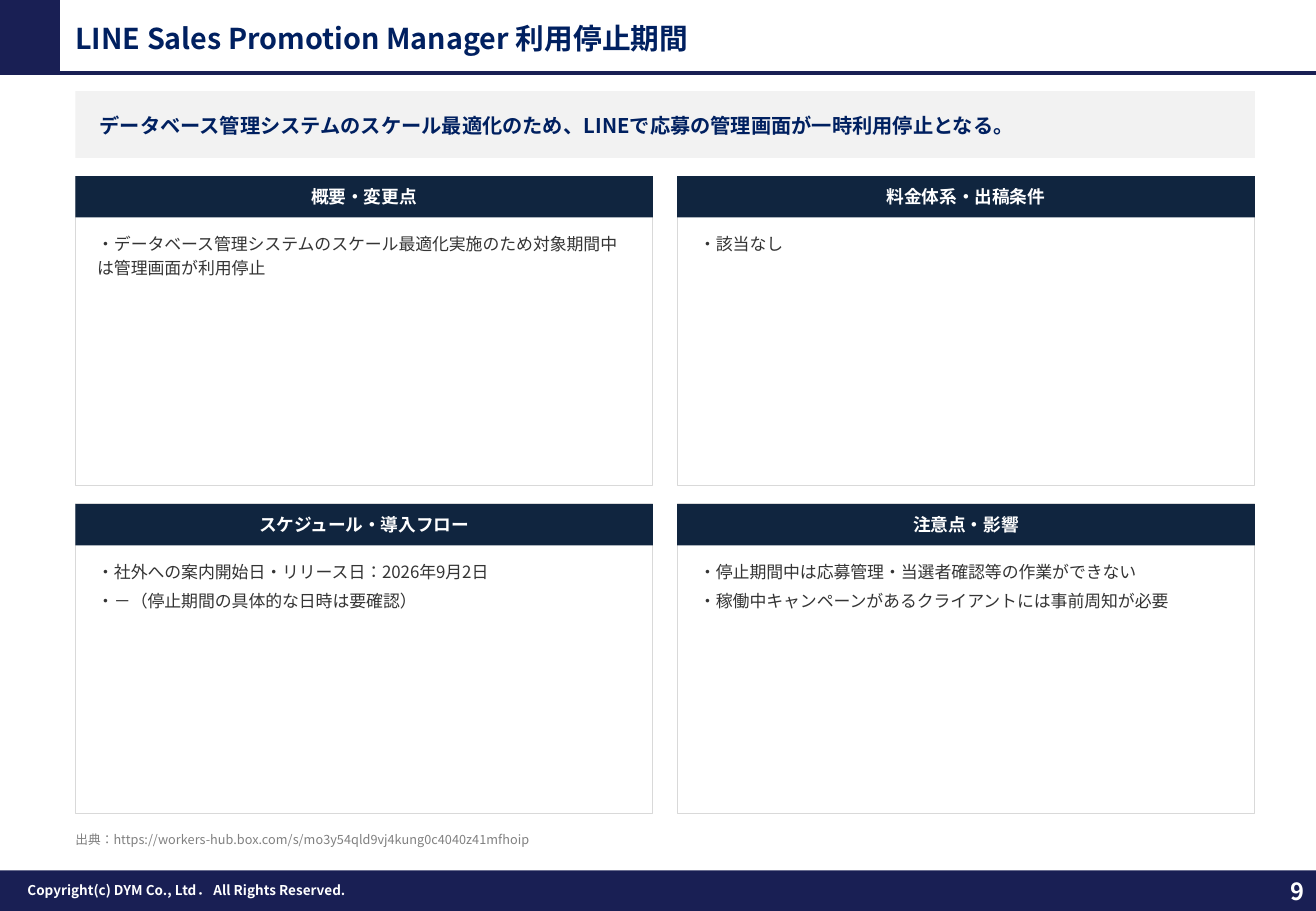
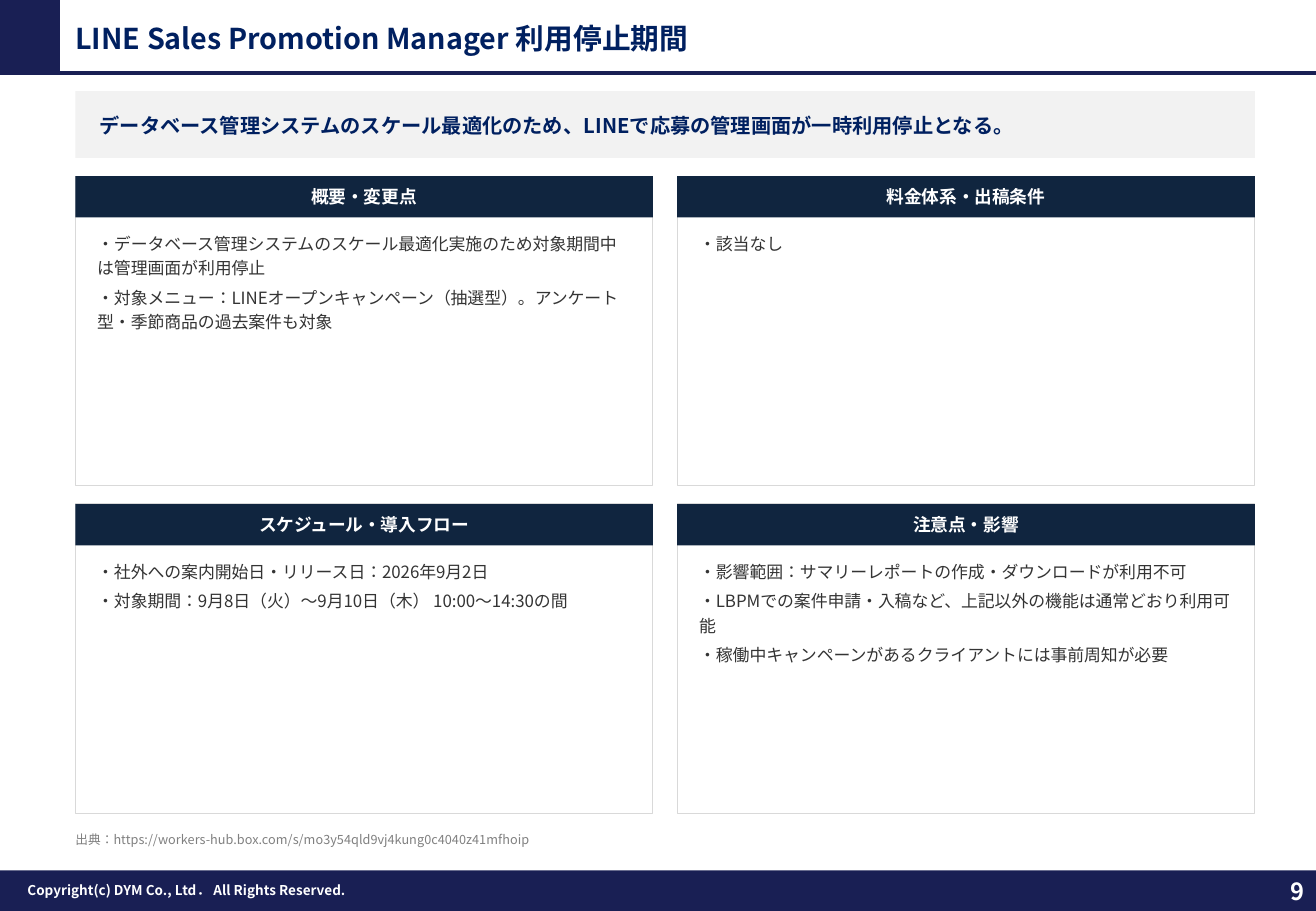
Before and after one commit to tonomura-r-dev/folder, a slide deck: slide 9 of LINEOA媒体最新情報_2026年9月トレンドレポート.pptx. Drawn at 1316x911 pixels with LibreOffice and Linux fonts; fonts in the diff are those of the drawing; background and template pictures are left out. Boxes give left, top, right and bottom in pixels: in the first picture for what was removed or moved away, otherwise in the second. Text is boxed around its words. In the diff, an @@ line names an element or a change of style, - is before the commit and + after.

```diff
--- a/LINEOA媒体最新情報_2026年9月トレンドレポート.pptx
+++ b/LINEOA媒体最新情報_2026年9月トレンドレポート.pptx
@@ text at (x1=97, y1=289, x2=618, y2=330): paragraph added @@
+・対象メニュー：LINEオープンキャンペーン（抽選型）。アンケート型・季節商品の過去案件も対象
@@ text at (x1=699, y1=563, x2=1230, y2=634): text changed @@
-・停止期間中は応募管理・当選者確認等の作業ができない
+・影響範囲：サマリーレポートの作成・ダウンロードが利用不可
+・LBPMでの案件申請・入稿など、上記以外の機能は通常どおり利用可能
@@ text at (x1=97, y1=592, x2=567, y2=609): text changed @@
-・－（停止期間の具体的な日時は要確認）
+・対象期間：9月8日（火）〜9月10日（木） 10:00〜14:30の間
```
Also in this commit, not shown: 3 other slides changed, 1 other file.
